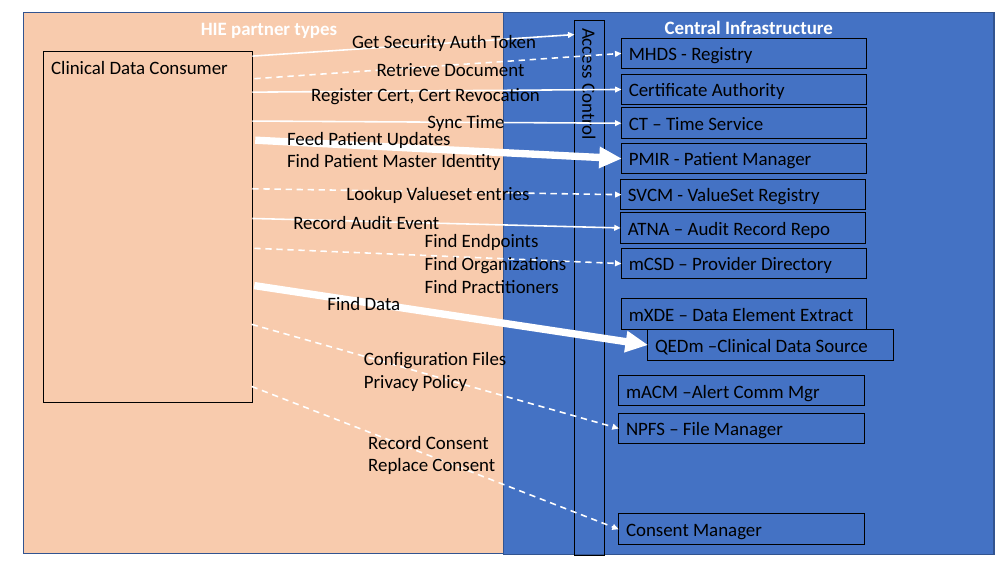
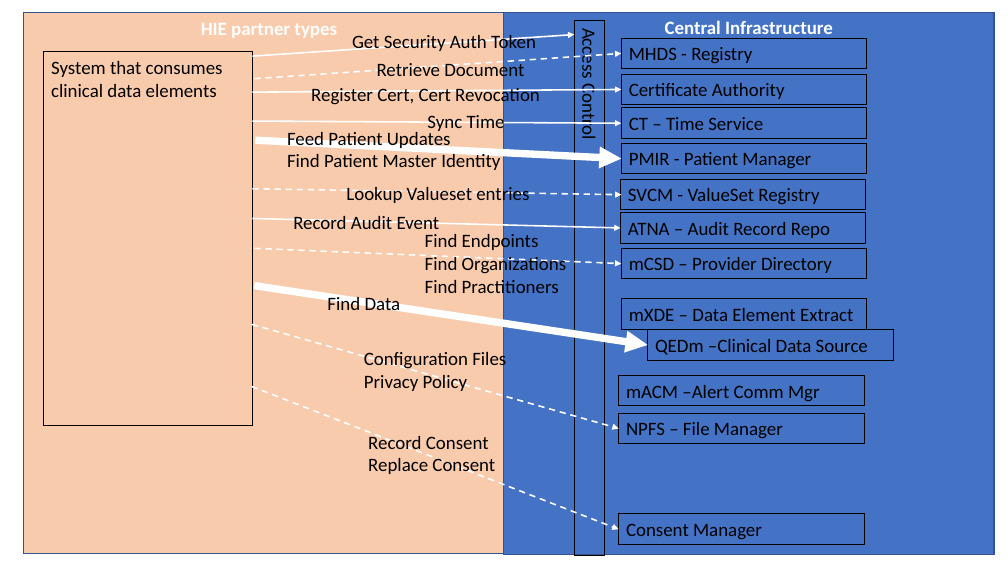
Before and after one commit to IHE/IT-Infrastructure, a slide deck: slide 6 of MHDS/Diagrams.pptx. Drawn at 1008x567 pixels with LibreOffice and Linux fonts; fonts in the diff are those of the drawing. Boxes give left, top, right and bottom in pixels: in the first picture for what was removed or moved away, otherwise in the second. Text is boxed around its words. In the diff, an @@ line names an element or a change of style, - is before the commit and + after.

```diff
--- a/MHDS/Diagrams.pptx
+++ b/MHDS/Diagrams.pptx
@@ rectangle "System that consumes clinical data ..." resized from (x1=44, y1=51, x2=253, y2=402) to (x1=44, y1=51, x2=253, y2=426) @@
@@ text in rectangle at (x1=51, y1=61, x2=223, y2=97): text changed @@
-Clinical Data Consumer
+System that consumes clinical data elements
```
Also in this commit, not shown: 2 other slides changed, 2 other files.
